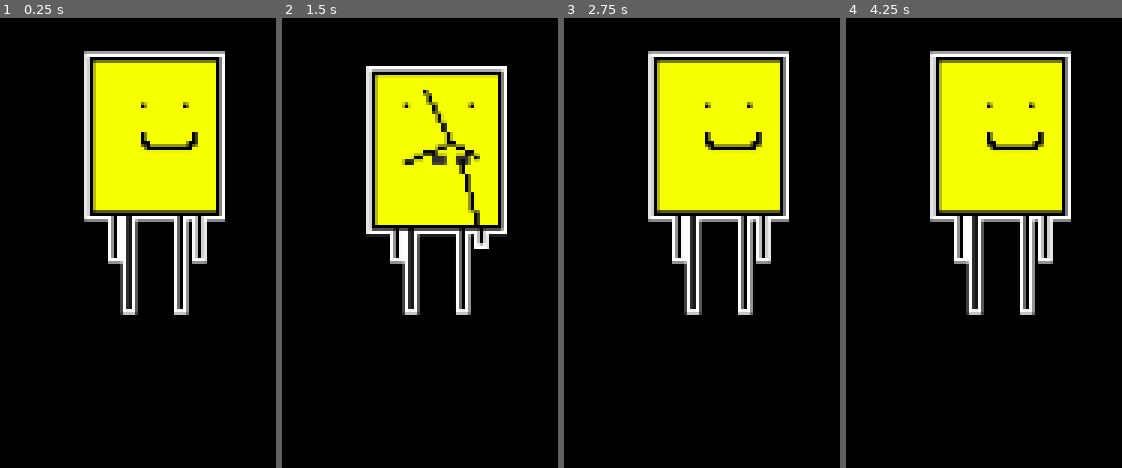
Above: before the commit, frames 1-4 (left to right).
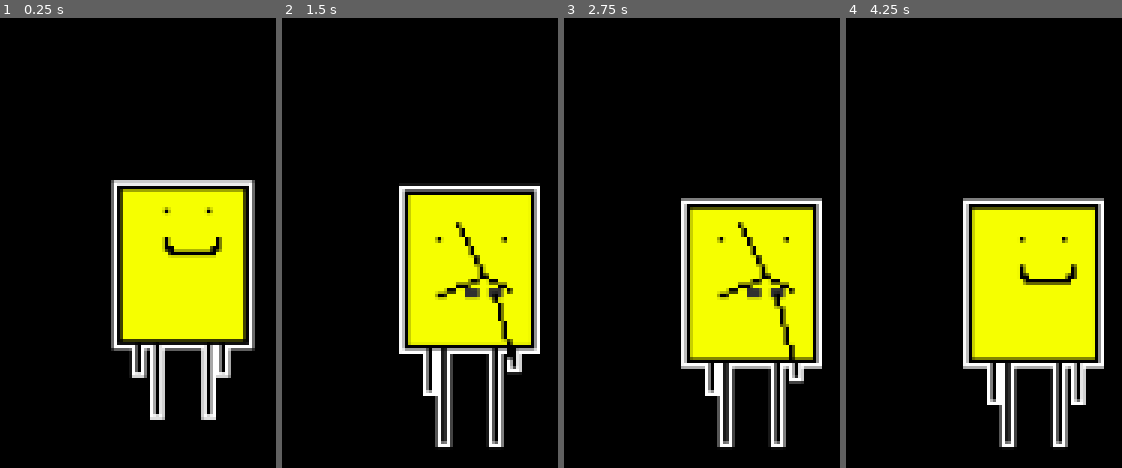
Above: after the commit, the same moments.

Repository: ASecondGuy/DesktopPet
Game: Godot game, scene res://Root.tscn
Two runs of this game, one before a commit and one after it. Both use one fixed random seed, a clock stepped at 60 frames per second and the inputs below.
Inputs (mouse positions are in pixels of both pictures, inside the frame that each line leads up to):
- Up to frame 1 (0.25 s): no input
- Up to frame 2 (1.5 s): move the mouse to (outside the picture) at 0.52 s; move the mouse to (outside the picture) at 1.27 s
- Up to frame 3 (2.75 s): move the mouse to (outside the picture) at 2.02 s
- Up to frame 4 (4.25 s): move the mouse to (outside the picture) at 2.77 s; move the mouse to (outside the picture) at 3.52 s

The runs differ from the first frame. In frame 1, 34% of the frame differs, in the area x 30-93%, y 7-90%; in frame 2, 32%; in frame 3, 37%; in frame 4, 37%, in the area x 30-94%, y 7-96%.

Commit message:
buttons improved

Diff:
--- a/Pet/Menus.gd
+++ b/Pet/Menus.gd
@@ -1,29 +1,52 @@
-extends Container
+extends VBoxContainer
 
-onready var limits := $Limits
+onready var main := $"../main"
+onready var ignore_mouse := $ignore_mouse_timer
+var mouse_inside := false
 
+func _process(delta):
+	_test_mouse_pos()
+	var change : float = [-delta, delta][int(mouse_inside)]*5
 
-func _on_Menus_sort_children():
-	var obtn = $OpenBtn
-	obtn.rect_size = Vector2()
-	obtn.rect_position = rect_size/2-obtn.rect_size/Vector2(2, -2.5)
+	if mouse_inside and !ignore_mouse.time_left > 0:
+		get_parent().goal_position = get_parent().global_position
+	modulate.a = clamp(modulate.a+change, 0, 1)
 
-	var awaybtn = $goAway
-	awaybtn.rect_size = Vector2()
-	awaybtn.rect_position = rect_size/2-awaybtn.rect_size/Vector2(2, 1.5)
+	for b in get_children():
+		if b is BaseButton:
+			b.disabled = !_can_use_btns()
 
+func _ready():
+	for b in get_children():
+		if b is Control:
+			b.connect("mouse_entered", self, "set", ["mouse_inside", true])
+#			b.connect("mouse_exited", self, "set", ["mouse_inside", false])
 
 func is_open()->bool:
-	return limits.visible
-
-
-func get_rect(force=false)->Rect2:
-	if is_open() or force:
-		return .get_rect().merge($Limits.get_rect())
-	return .get_rect()
-
+	return main.visible
 
 
 func _on_OpenBtn_pressed():
-	limits.visible = !limits.visible
-	get_parent().update_visible_area()
+	main.visible = !main.visible
+#	get_node("/root/Root").update_pet_area()
+
+
+func _on_follow_toggled(button_pressed):
+	pass # Replace with function body.
+
+func _can_use_btns()->bool:
+	if ignore_mouse.time_left > 0: return false
+	if modulate.a < .8: return false
+	return true
+
+func _test_mouse_pos():
+	mouse_inside = get_global_rect().grow(-10).has_point(get_global_mouse_position())
+
+func _on_Buttons_mouse_exited():
+	mouse_inside = false
+
+
+func _on_goAway_pressed():
+	ignore_mouse.start()
+	mouse_inside = false
+	get_parent().choose_pos()
--- a/Pet/Pet.gd
+++ b/Pet/Pet.gd
@@ -4,6 +4,8 @@
 var goal_position : Vector2
 
 onready var visual := $Pet
+onready var buttons := $Buttons
+
 
 func _ready():
 	randomize()
@@ -17,19 +19,13 @@
 		position += dir
 		visual.flip_h = dir.x > 0
 		visual.walk()
+#		get_node("/root/Root").update_pet_area()
 	else:
 		visual.stop_walk()
-	update_visible_area()
 
 
 
 func choose_pos(force=false):
-	if $Menus.is_open() and !force: return
-	var r = $Menus.get_rect(true)
+	if buttons.is_open() and !force: return
+	var r = buttons.get_rect()
 	goal_position = Vector2(rand_range(0, OS.window_size.x-r.size.x), rand_range(0, OS.window_size.y-r.size.y))
-
-
-func update_visible_area():
-	var r : Rect2= $Menus.get_rect()
-	r.position+=position
-	get_parent().update_pet_area()
--- a/Pet/Pet.tscn
+++ b/Pet/Pet.tscn
@@ -17,50 +17,77 @@
 wait_time = 20.0
 autostart = true
 
-[node name="Menus" type="Container" parent="." groups=["Cutout"]]
-margin_right = 40.0
-margin_bottom = 40.0
+[node name="Buttons" type="VBoxContainer" parent="." groups=["Cutout"]]
+margin_left = 12.0
+margin_top = 13.0
+margin_right = 116.0
+margin_bottom = 113.0
 rect_min_size = Vector2( 64, 64 )
 size_flags_horizontal = 0
 size_flags_vertical = 0
+alignment = 1
 script = ExtResource( 3 )
 __meta__ = {
 "_edit_use_anchors_": false
 }
 
-[node name="OpenBtn" type="Button" parent="Menus"]
-visible = false
-self_modulate = Color( 1, 1, 1, 0.576471 )
-margin_left = 26.0
-margin_top = 22.0
-margin_right = 38.0
-margin_bottom = 42.0
-text = "Open"
+[node name="OpenBtn" type="Button" parent="Buttons"]
+margin_left = 9.0
+margin_top = 28.0
+margin_right = 95.0
+margin_bottom = 48.0
+size_flags_horizontal = 4
+text = "Open Panel"
 __meta__ = {
 "_edit_use_anchors_": false
 }
 
-[node name="goAway" type="Button" parent="Menus"]
+[node name="goAway" type="Button" parent="Buttons"]
+margin_left = 18.0
+margin_top = 52.0
+margin_right = 85.0
+margin_bottom = 72.0
+size_flags_horizontal = 4
+text = "Go Away"
+
+[node name="follow" type="Button" parent="Buttons"]
 visible = false
-self_modulate = Color( 1, 1, 1, 0.576471 )
-margin_right = 12.0
-margin_bottom = 20.0
-text = "Go"
+margin_left = 19.0
+margin_top = 48.0
+margin_right = 96.0
+margin_bottom = 68.0
+size_flags_horizontal = 4
+toggle_mode = true
+text = "Follow Me"
 
-[node name="Limits" type="MarginContainer" parent="Menus"]
+[node name="Button2" type="Button" parent="Buttons"]
 visible = false
-margin_left = 64.0
-margin_right = 104.0
-margin_bottom = 40.0
+margin_left = 52.0
+margin_top = 48.0
+margin_right = 64.0
+margin_bottom = 68.0
+size_flags_horizontal = 4
+
+[node name="ignore_mouse_timer" type="Timer" parent="Buttons"]
+one_shot = true
+
+[node name="main" type="MarginContainer" parent="."]
+visible = false
+margin_left = 152.0
+margin_right = 452.0
+margin_bottom = 400.0
 rect_min_size = Vector2( 300, 400 )
+__meta__ = {
+"_edit_use_anchors_": false
+}
 
-[node name="Tabs" type="TabContainer" parent="Menus/Limits" groups=["Cutout"]]
+[node name="Tabs" type="TabContainer" parent="main" groups=["Cutout"]]
 margin_right = 300.0
 margin_bottom = 400.0
 rect_min_size = Vector2( 200, 0 )
 tab_align = 0
 
-[node name="Notes" type="TextEdit" parent="Menus/Limits/Tabs"]
+[node name="Notes" type="TextEdit" parent="main/Tabs"]
 anchor_right = 1.0
 anchor_bottom = 1.0
 margin_left = 4.0
@@ -70,11 +97,11 @@
 rect_min_size = Vector2( 200, 300 )
 script = ExtResource( 4 )
 
-[node name="saveTimer" type="Timer" parent="Menus/Limits/Tabs/Notes"]
+[node name="saveTimer" type="Timer" parent="main/Tabs/Notes"]
 wait_time = 0.5
 one_shot = true
 
-[node name="Shortcuts" type="VBoxContainer" parent="Menus/Limits/Tabs"]
+[node name="Shortcuts" type="VBoxContainer" parent="main/Tabs"]
 visible = false
 anchor_right = 1.0
 anchor_bottom = 1.0
@@ -84,28 +111,28 @@
 margin_bottom = -4.0
 script = ExtResource( 5 )
 
-[node name="Configs" type="HBoxContainer" parent="Menus/Limits/Tabs/Shortcuts"]
+[node name="Configs" type="HBoxContainer" parent="main/Tabs/Shortcuts"]
 margin_right = 40.0
 margin_bottom = 40.0
 
-[node name="Configure" type="Button" parent="Menus/Limits/Tabs/Shortcuts/Configs"]
+[node name="Configure" type="Button" parent="main/Tabs/Shortcuts/Configs"]
 margin_right = 72.0
 margin_bottom = 20.0
 text = "Configure"
 
-[node name="add" type="Button" parent="Menus/Limits/Tabs/Shortcuts/Configs"]
+[node name="add" type="Button" parent="main/Tabs/Shortcuts/Configs"]
 visible = false
 margin_right = 12.0
 margin_bottom = 20.0
 text = "add"
 
-[node name="remove" type="CheckBox" parent="Menus/Limits/Tabs/Shortcuts/Configs"]
+[node name="remove" type="CheckBox" parent="main/Tabs/Shortcuts/Configs"]
 visible = false
 margin_right = 12.0
 margin_bottom = 20.0
 text = "remove"
 
-[node name="FileDialog" type="FileDialog" parent="Menus/Limits" groups=["Cutout"]]
+[node name="FileDialog" type="FileDialog" parent="main" groups=["Cutout"]]
 margin_right = 300.0
 margin_bottom = 400.0
 theme = SubResource( 1 )
@@ -118,11 +145,13 @@
 current_path = "/devRepos/DesctopPet/"
 
 [connection signal="timeout" from="Timer" to="." method="choose_pos"]
-[connection signal="sort_children" from="Menus" to="Menus" method="_on_Menus_sort_children"]
-[connection signal="pressed" from="Menus/OpenBtn" to="Menus" method="_on_OpenBtn_pressed"]
-[connection signal="pressed" from="Menus/goAway" to="." method="choose_pos" binds= [ true ]]
-[connection signal="text_changed" from="Menus/Limits/Tabs/Notes" to="Menus/Limits/Tabs/Notes" method="_on_Notes_text_changed"]
-[connection signal="timeout" from="Menus/Limits/Tabs/Notes/saveTimer" to="Menus/Limits/Tabs/Notes" method="_on_saveTimer_timeout"]
-[connection signal="pressed" from="Menus/Limits/Tabs/Shortcuts/Configs/Configure" to="Menus/Limits/Tabs/Shortcuts" method="_on_Configure_pressed"]
-[connection signal="pressed" from="Menus/Limits/Tabs/Shortcuts/Configs/add" to="Menus/Limits/Tabs/Shortcuts" method="_on_add_pressed"]
-[connection signal="file_selected" from="Menus/Limits/FileDialog" to="Menus/Limits/Tabs/Shortcuts" method="_on_FileDialog_file_selected"]
+[connection signal="mouse_entered" from="Buttons" to="Buttons" method="set" binds= [ "mouse_inside", true ]]
+[connection signal="mouse_exited" from="Buttons" to="Buttons" method="_on_Buttons_mouse_exited"]
+[connection signal="pressed" from="Buttons/OpenBtn" to="Buttons" method="_on_OpenBtn_pressed"]
+[connection signal="pressed" from="Buttons/goAway" to="Buttons" method="_on_goAway_pressed"]
+[connection signal="toggled" from="Buttons/follow" to="Buttons" method="_on_follow_toggled"]
+[connection signal="text_changed" from="main/Tabs/Notes" to="main/Tabs/Notes" method="_on_Notes_text_changed"]
+[connection signal="timeout" from="main/Tabs/Notes/saveTimer" to="main/Tabs/Notes" method="_on_saveTimer_timeout"]
+[connection signal="pressed" from="main/Tabs/Shortcuts/Configs/Configure" to="main/Tabs/Shortcuts" method="_on_Configure_pressed"]
+[connection signal="pressed" from="main/Tabs/Shortcuts/Configs/add" to="main/Tabs/Shortcuts" method="_on_add_pressed"]
+[connection signal="file_selected" from="main/FileDialog" to="main/Tabs/Shortcuts" method="_on_FileDialog_file_selected"]
--- a/Root.gd
+++ b/Root.gd
@@ -2,7 +2,7 @@
 
 
 var window_rect := Rect2()
-var check_mous_outside := false
+var full_screen_detection := false
 
 onready var line := $"debugdraw/Line2D"
 
@@ -16,9 +16,13 @@
 	get_viewport().transparent_bg = true
 	update_pet_area()
 
-
+func _process(_delta):
+	update_pet_area()
 
 func update_pet_area():
+	if full_screen_detection:
+		OS.set_window_mouse_passthrough([])
+		return
 
 	var polygons = []
 	for node in get_tree().get_nodes_in_group("Cutout"):
